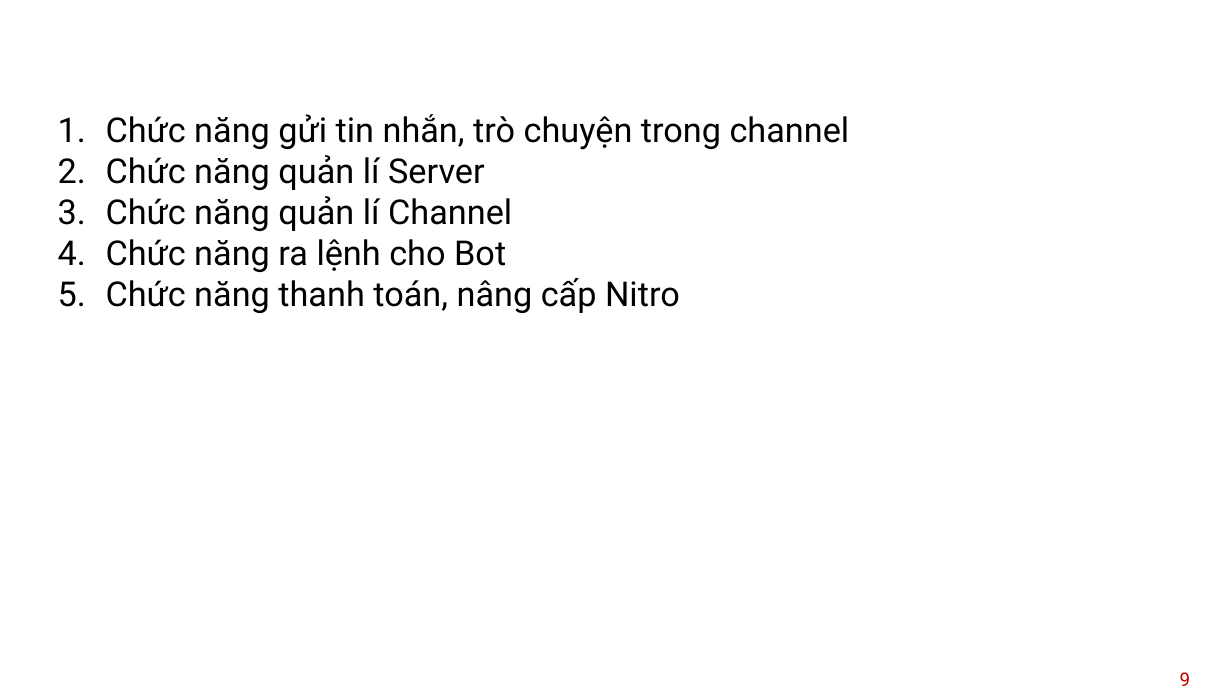
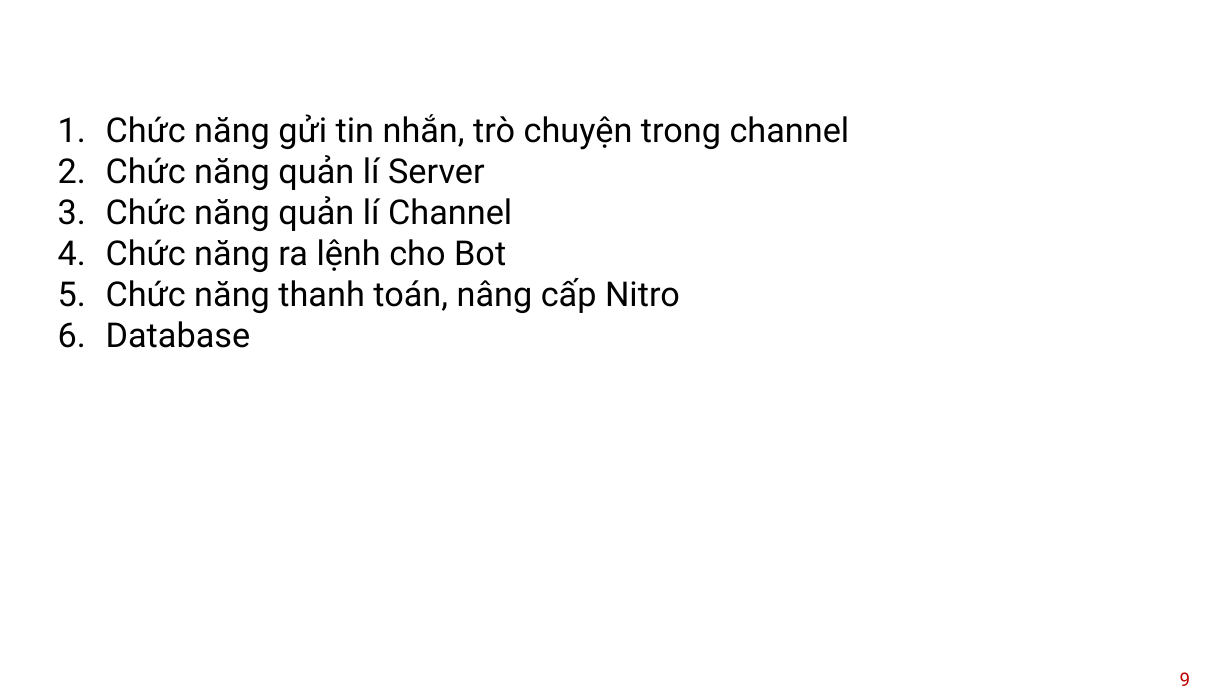
Before and after one commit to DUYCUTEPHOMAIQUE/IT3120-PTTKHT, a slide deck: slide 9 of Slide/PTTK-HT.pptx. Drawn at 1232x693 pixels with LibreOffice and Linux fonts; fonts in the diff are those of the drawing; background and template pictures are left out. Boxes give left, top, right and bottom in pixels: in the first picture for what was removed or moved away, otherwise in the second. Text is boxed around its words. In the diff, an @@ line names an element or a change of style, - is before the commit and + after.

```diff
--- a/Slide/PTTK-HT.pptx
+++ b/Slide/PTTK-HT.pptx
@@ text at <box>106,321,251,348</box>: paragraph added @@
+6. Database
```
Also in this commit, not shown: 4 other slides changed, 1 slide removed.
